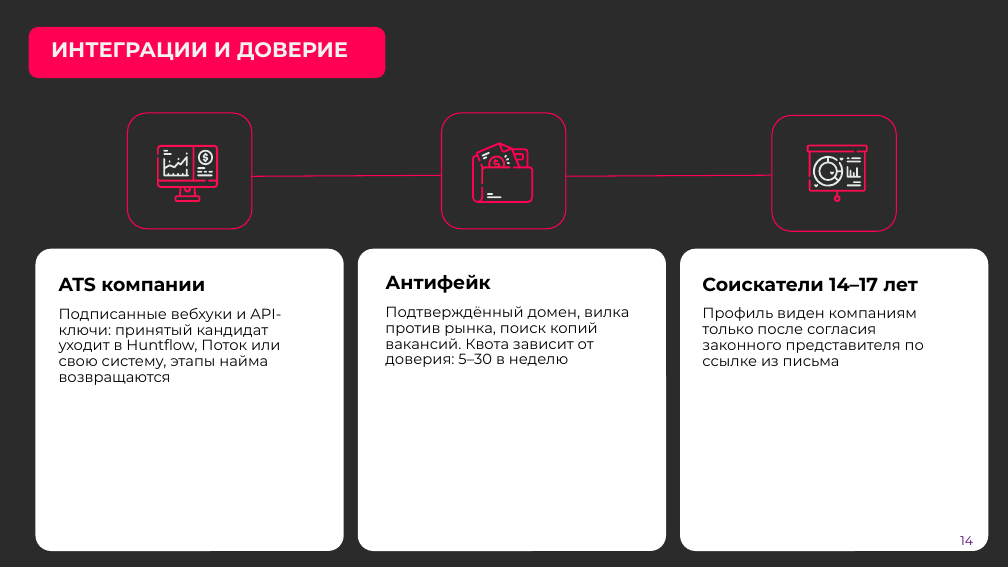
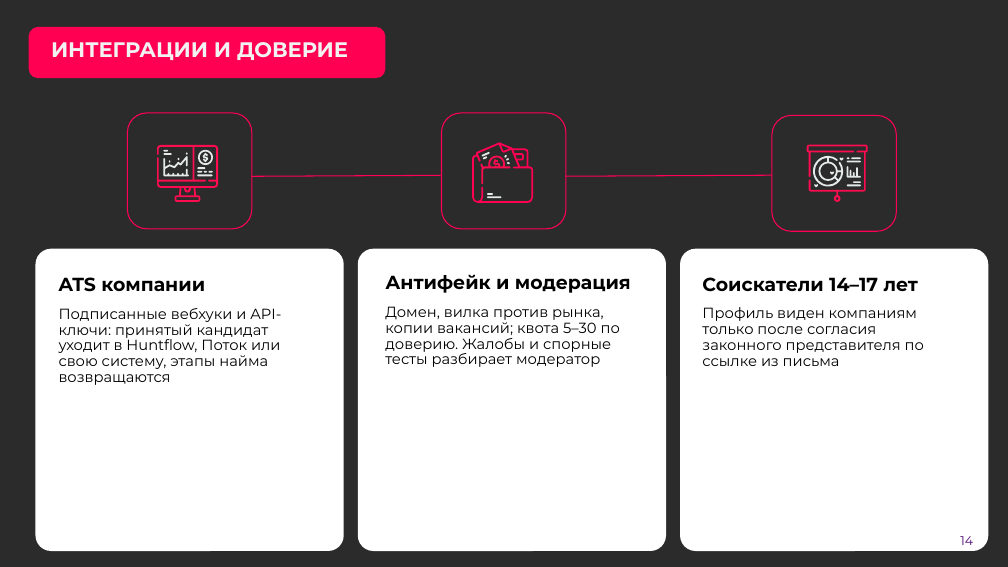
Before and after one commit to K1NGSM4N3/fsp-hack, a slide deck: slide 14 of docs/presentation.pptx. Drawn at 1008x567 pixels with LibreOffice and Linux fonts; fonts in the diff are those of the drawing; background and template pictures are left out; a plain dark background stands for a picture behind light text. Boxes give left, top, right and bottom in pixels: in the first picture for what was removed or moved away, otherwise in the second. Text is boxed around its words. In the diff, an @@ line names an element or a change of style, - is before the commit and + after.

```diff
--- a/docs/presentation.pptx
+++ b/docs/presentation.pptx
@@ text at [385,274,631,367]: text changed @@
-Антифейк
-Подтверждённый домен, вилка против рынка, поиск копий вакансий. Квота зависит от доверия: 5–30 в неделю
+Антифейк и модерация
+Домен, вилка против рынка, копии вакансий; квота 5–30 по доверию. Жалобы и спорные тесты разбирает модератор
```
Also in this commit, not shown: 5 other slides changed, 1 other file.
